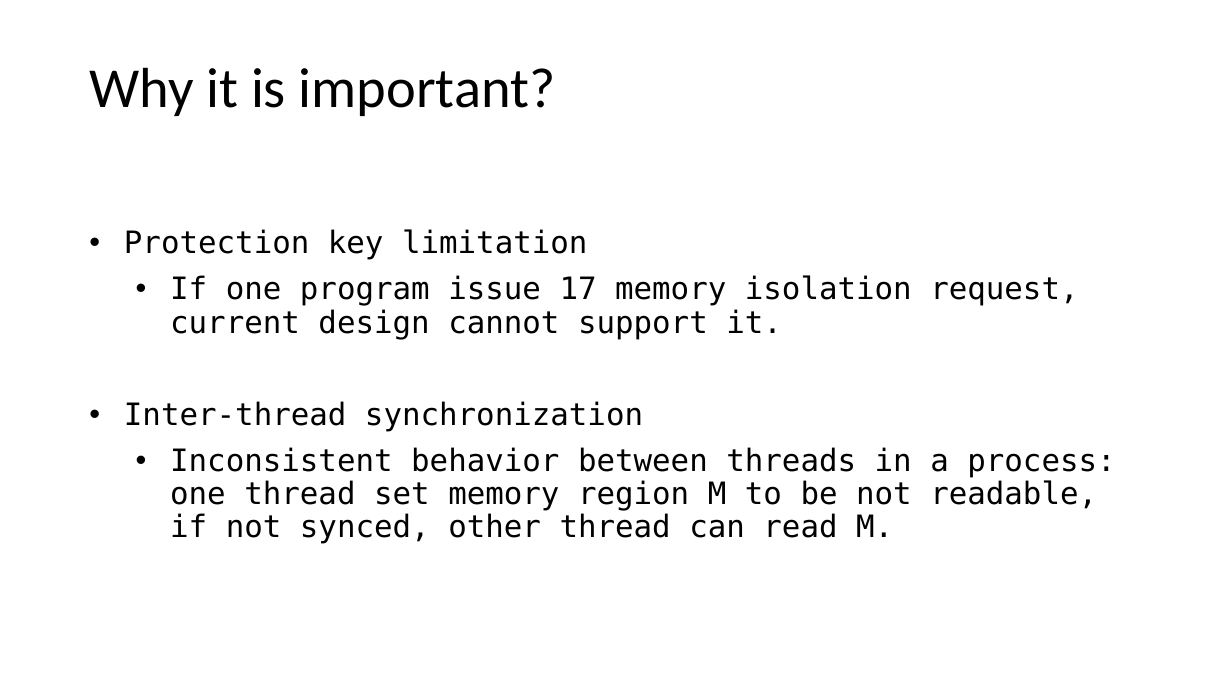
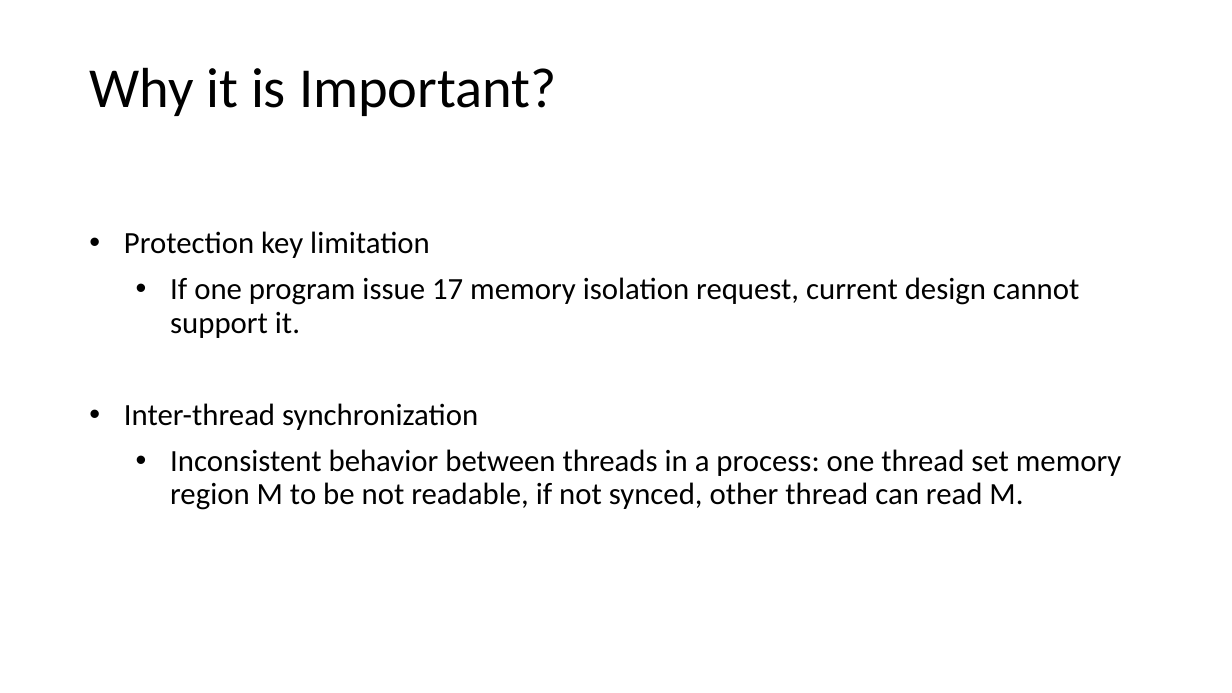
Before and after one commit to LiGaOg/libpmp, a slide deck: slide 13 of proposal.pptx. Drawn at 1232x693 pixels with LibreOffice and Linux fonts; fonts in the diff are those of the drawing. Boxes give left, top, right and bottom in pixels: in the first picture for what was removed or moved away, otherwise in the second. Text is boxed around its words. In the diff, an @@ line names an element or a change of style, - is before the commit and + after.

```diff
--- a/proposal.pptx
+++ b/proposal.pptx
@@ title at box(89, 67, 557, 116): text changed @@
-Why it is important?
+Why it is Important?
@@ text "Protection key limitation" at box(124, 231, 1122, 510): font DejaVu Sans Mono to Calibri @@
```
Also in this commit, not shown: 21 other slides changed, 1 slide added.
